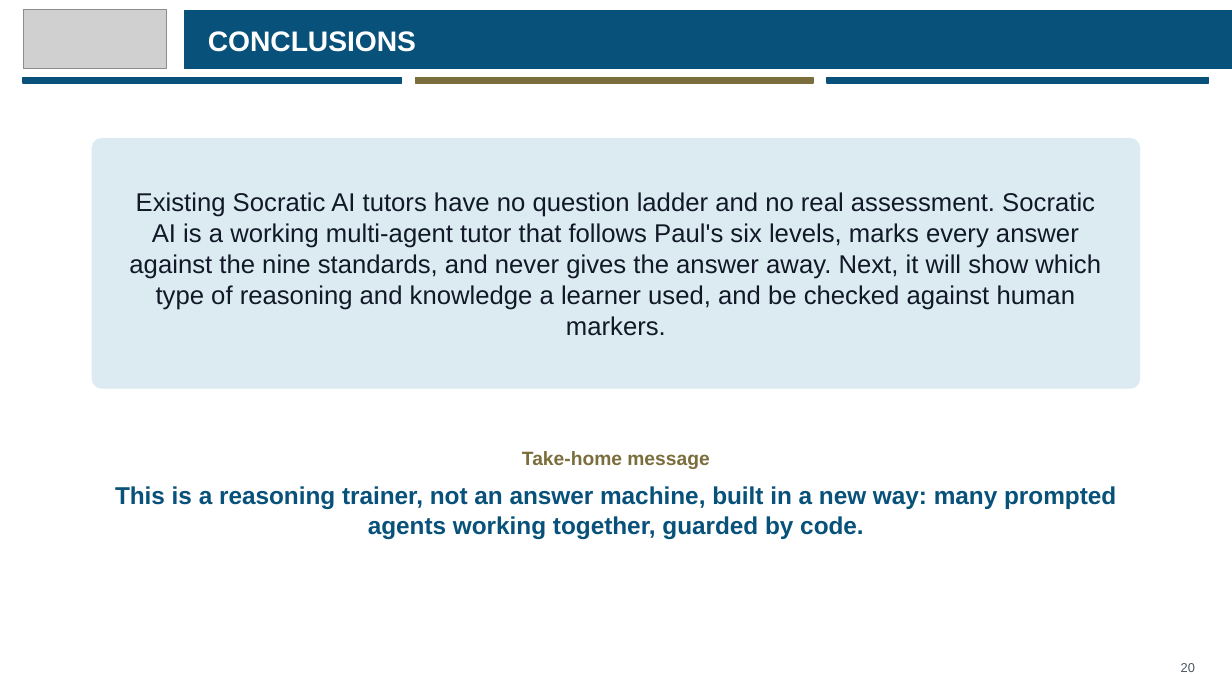
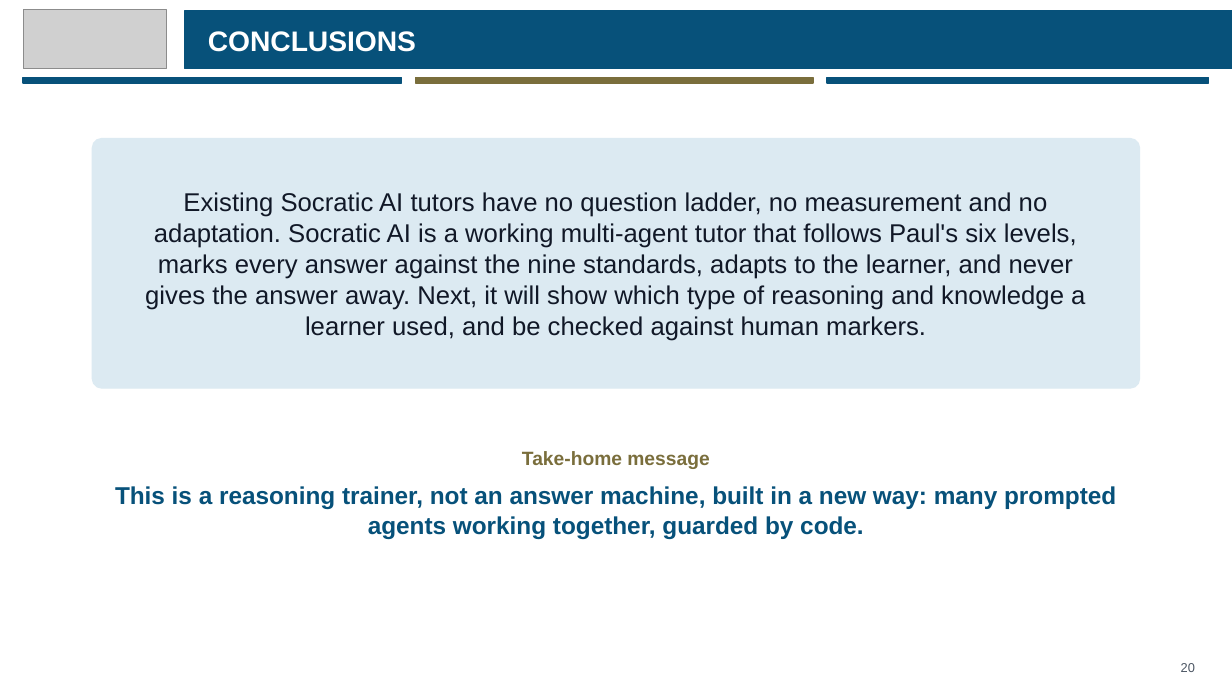
Before and after one commit to eusoffamir/Socratic-AI, a slide deck: slide 20 of docs/defence/Socratic AI Proposal Defence.pptx. Drawn at 1232x693 pixels with LibreOffice and Linux fonts; fonts in the diff are those of the drawing; grey boxes stand for pictures. Boxes give left, top, right and bottom in pixels: in the first picture for what was removed or moved away, otherwise in the second. Text is boxed around its words. In the diff, an @@ line names an element or a change of style, - is before the commit and + after.

```diff
--- a/docs/defence/Socratic AI Proposal Defence.pptx
+++ b/docs/defence/Socratic AI Proposal Defence.pptx
@@ text at [145, 192, 1085, 341]: text changed @@
-Existing Socratic AI tutors have no question ladder and no real assessment. Socratic AI is a working multi-agent tutor that follows Paul's six levels, marks every answer against the nine standards, and never gives the answer away. Next, it will show which type of reasoning and knowledge a learner used, and be checked against human markers.
+Existing Socratic AI tutors have no question ladder, no measurement and no adaptation. Socratic AI is a working multi-agent tutor that follows Paul's six levels, marks every answer against the nine standards, adapts to the learner, and never gives the answer away. Next, it will show which type of reasoning and knowledge a learner used, and be checked against human markers.
```
Also in this commit, not shown: 2 other slides changed, 3 slides added, 3 slides removed, 5 other files.
